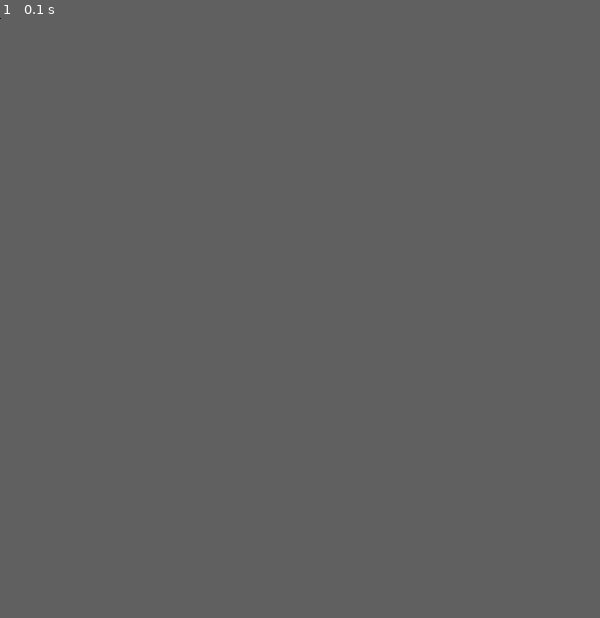
Above: before the commit, frame 1.
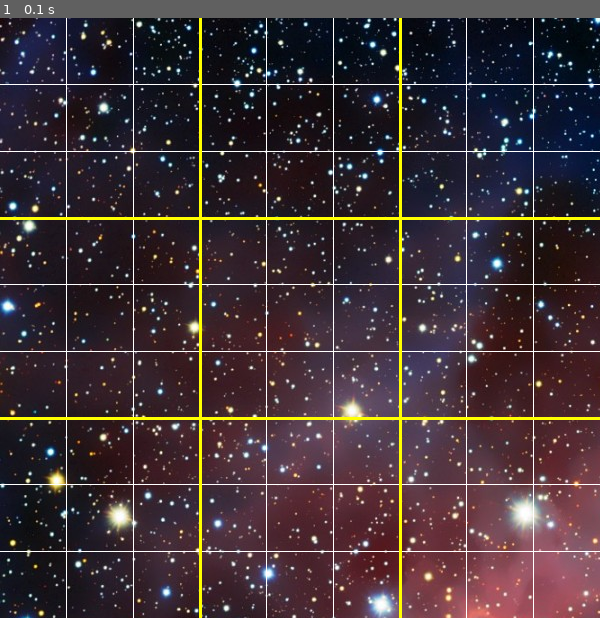
Above: after the commit, the same moment.

Repository: fractal13/4h-uttt-03
Game: pygame game, started from src/uttt_pygame.py
Two runs of this game, one before a commit and one after it. Both use one fixed random seed, a clock stepped at 60 frames per second and the inputs below. The source is Python 2; it was converted automatically to run under Python 3.
Inputs:
- Up to frame 1 (0.1 s): no input
In our replay, the window is 1x1 before the commit and 600x600 after it. These sizes can differ from the game's own. Grey fills any space a smaller window leaves; there, only what the larger window draws over its background counts as a difference.

The runs differ from the first frame. In frame 1, 98% of the frame differs, in the area x 0-100%, y 0-100%.

Commit message:
correct box color thing

Diff:
--- a/src/pygame_game.py
+++ b/src/pygame_game.py
@@ -18,7 +18,7 @@
                 # apply alpha blending
                 pygame.SRCALPHA |
                 # allow resizing
-                pygame.RESIZABLE)
+                pygame.RESIZABLE,32)
 
         # set the title of the window
         pygame.display.set_caption(name)
--- a/src/uttt_pygame.py
+++ b/src/uttt_pygame.py
@@ -90,6 +90,18 @@
         rect = pygame.Rect(0,0,self.width,self.height)
         surface.blit(self.image,(0,0))
 
+        for board in range(9):
+            if self.data.GetNextBoard() == board:
+                color = (0,255,0)
+                x = (board % 3)*self.width/3
+                y = (board / 3)*self.height/3
+                w = self.width/3
+                h = self.height/3
+                rect= pygame.Rect(x,y,w,h)
+                pygame.draw.rect(surface,color,rect)
+
+
+
         # Regular Lines
         for i in range(1,9):
             pygame.draw.line(surface, (255,255,255), (0, i*self.height/9), (self.width, i*self.height/9))
@@ -124,4 +136,6 @@
     return
 
 if __name__ == "__main__":
-    uttt_pygame_main(UTTTData(), None)
+    data = UTTTData()
+    data.SetState(uttt_data.STATE_SHOW_GAME)
+    uttt_pygame_main(data, None)
